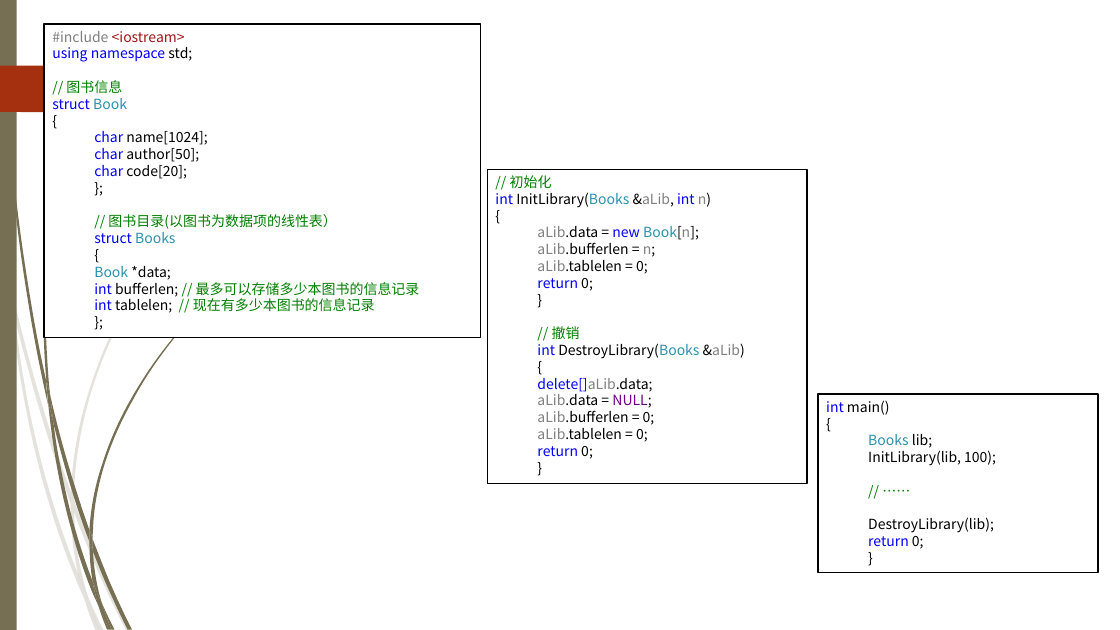
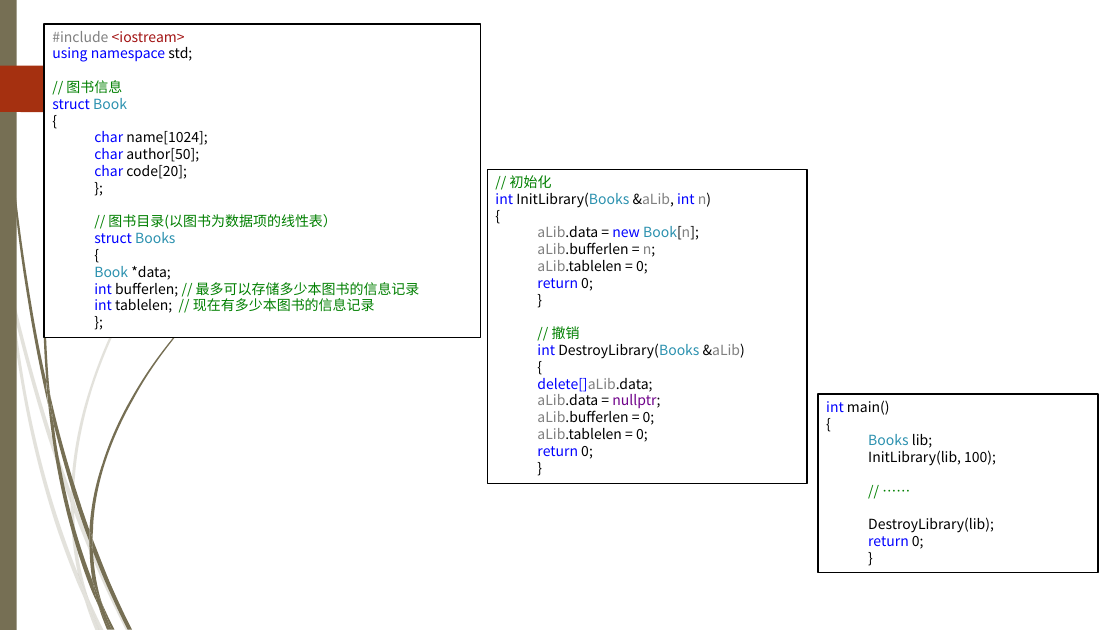
Before and after one commit to TeacherPeng/Datastruct, a slide deck: slide 3 of 教案/第02章 线性表.pptx. Drawn at 1120x630 pixels with LibreOffice and Linux fonts; fonts in the diff are those of the drawing; background and template pictures are left out. Boxes give left, top, right and bottom in pixels: in the first picture for what was removed or moved away, otherwise in the second. Text is boxed around its words. In the diff, an @@ line names an element or a change of style, - is before the commit and + after.

Commit message:
Update NULL to nullptr

```diff
--- a/教案/第02章 线性表.pptx
+++ b/教案/第02章 线性表.pptx
@@ text in rectangle at (x1=537, y1=394, x2=660, y2=409): text changed @@
-  aLib.data = NULL;
+  aLib.data = nullptr;
```
Also in this commit, not shown: 6 other slides changed, 19 other files.
